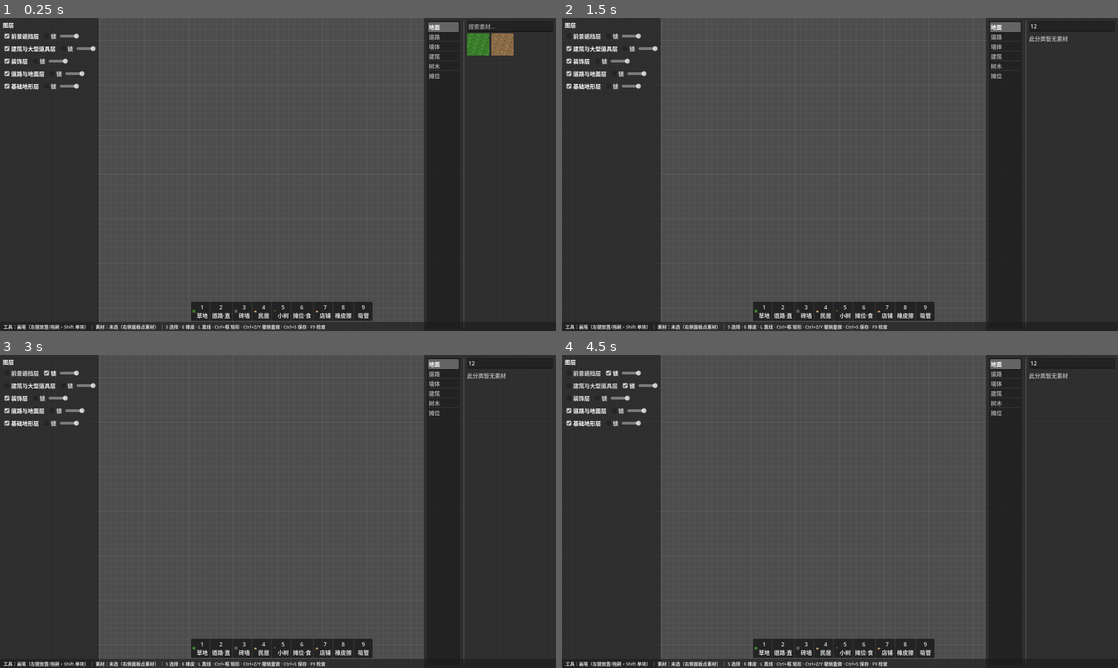
Above: before the commit, frames 1-4 (two rows, left to right).
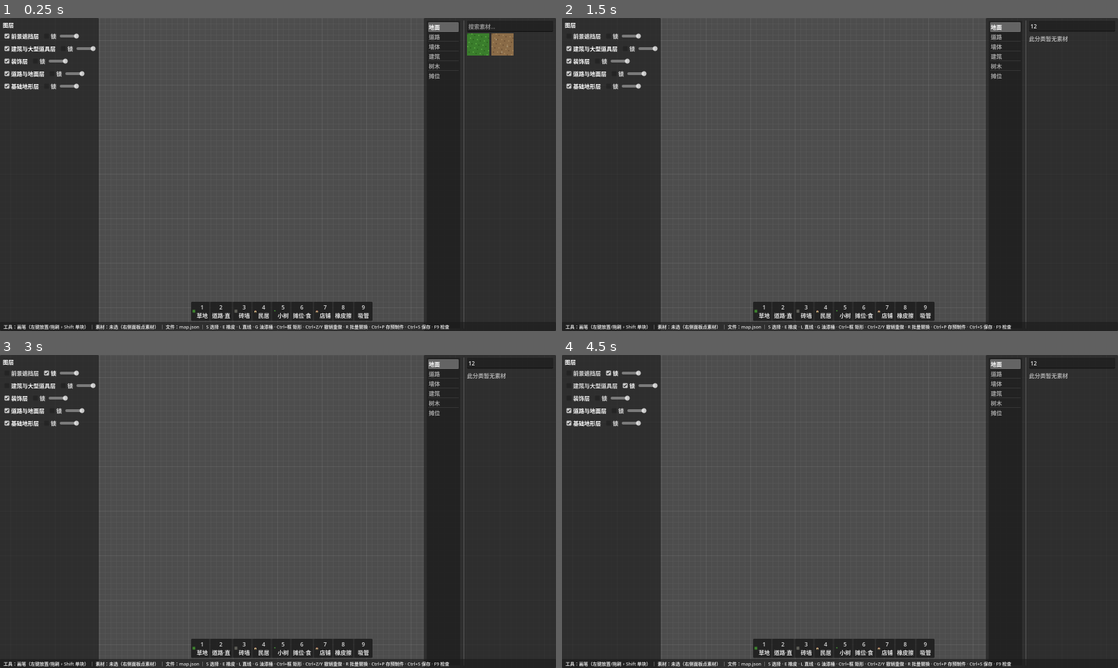
Above: after the commit, the same moments.

Repository: Xeehho/tilemason
Game: Godot game, scene res://scenes/main.tscn
The game is run twice, just before and just after one commit, with the same random seed, the same clock (stepped at 60 frames per second) and the same inputs.
Inputs (mouse positions are in pixels of both pictures, inside the frame that each line leads up to):
- Up to frame 1 (0.25 s): no input
- Up to frame 2 (1.5 s): click (1073, 27) at 0.52 s; type "12" at 0.6 s; click "前景遮挡层" at 1.25 s
- Up to frame 3 (3 s): click "锁" at 2 s; click "建筑与大型道具层" at 2.75 s
- Up to frame 4 (4.5 s): click "锁" at 3.5 s; click "装饰层" at 4.25 s

The runs differ from the first frame. In frame 1, 0.5% of the frame differs, in the area x 29-81%, y 98-100%; in frame 2, 0.5%; in frame 3, 0.5%; in frame 4, 0.5%.

Commit message:
feat: 状态栏显示当前地图文件与完整快捷键速记
- 状态栏补「文件：map.json」段（另存为/打开后实时切换反映当前
  编辑文件）；快捷键速记补全 G 油漆桶、R 批量替换、Ctrl+P 预制件
- 此前两次 sed/python 补记均因锚点上下文不匹配静默未中（本轮
  第三次踩中），本次 Edit 直改+grep 验证命中——批量补丁必须
  assert/grep 验证的纪律再确认
- 验证：check-only 通过、冒烟通过、grep 确认新串在文件中

Co-authored-by: GLM <noreply@z.ai>

Diff:
--- a/src/main.gd
+++ b/src/main.gd
@@ -1265,7 +1265,8 @@
 			var layer_name := str(layer.get("name", layer_id)) if not layer.is_empty() else layer_id
 			var lock_hint := "（该层已锁定，放置会被拒绝）" if _document.is_layer_locked(layer_id) else ""
 			asset_text = "%s → 落在「%s」%s" % [asset["name"], layer_name, lock_hint]
-	_status.set_line("工具：%s ｜ 素材：%s ｜ S 选择 · E 橡皮 · L 直线 · Ctrl+框 矩形 · Ctrl+Z/Y 撤销重做 · Ctrl+S 保存 · F9 检查" % [tool, asset_text])
+	var file_name := _current_map_path.get_file()
+	_status.set_line("工具：%s ｜ 素材：%s ｜ 文件：%s ｜ S 选择 · E 橡皮 · L 直线 · G 油漆桶 · Ctrl+框 矩形 · Ctrl+Z/Y 撤销重做 · R 批量替换 · Ctrl+P 存预制件 · Ctrl+S 保存 · F9 检查" % [tool, asset_text, file_name])
 
 ## 图层属性变化影响素材落层提示（锁定警示），载入新文档后重连
 func _connect_status_signals() -> void:
